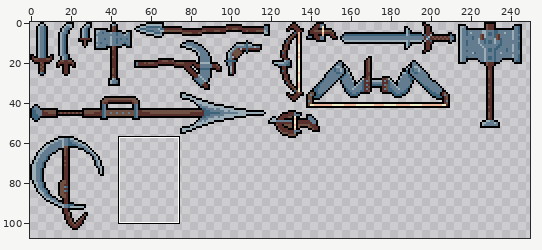
Two versions of one sprite sheet, MVC test/Assets/Art/Weapons/Weapons Dropped Atlas.png. Above, an overview of the earlier version with the close-up marked.
Close-up. Earlier state:
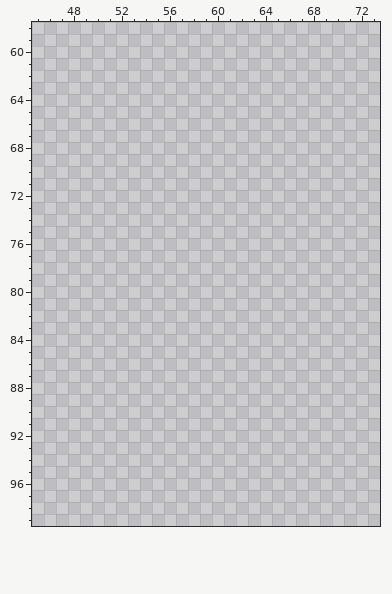
The file is 256x256 pixels. Shown: x 45..73, y 58..99. The wide view leaves out empty margins.
Now the later version:
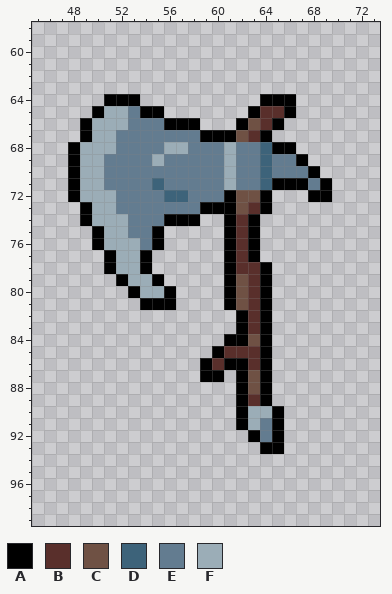
Palette (. is transparent): A #000000  B #592f2b  C #6f5144  D #3d637a  E #637c90  F #9badb7
The exact change:
Changed rows in their new state; - is an unchanged pixel.
first column x 48:
 64 ---AAA----------AAA---
 65 --AFFEAA-------ABBA---
 66 -AFFFEEEAAA---ACBA----
 67 -AFFEEEEEEEAAACBA-----
 68 AFFFEEEEFFEEEFEEDAA---
 69 AFFEEEEFEEEEEFEEDEEA--
 70 AFFEEEEEEEEEEFEEDEEEA-
 71 AFFEEEEDEEEEEFEEDAAAEA
 72 AFFFEEEEDDEEEACCA---AA
 73 -AFFEEEEEEEAAACBA-----
 74 -AFFFEEEAAA--ABA------
 75 --AFFEEA-----ABA------
 76 --AFFFEA-----ABA------
 77 ---AFFA------ABA------
 78 ---AFFA------ABBA-----
 79 ----AFFA-----ACBA-----
 80 -----AFFA----ACBA-----
 81 ------AAA----ACBA-----
 82 --------------ABA-----
 83 --------------ABA-----
 84 -------------AACA-----
 85 ------------ABBBA-----
 86 -----------ABAABA-----
 87 -----------AA-ACA-----
 88 --------------ACA-----
 89 --------------ABA-----
 90 --------------AFFA----
 91 --------------AFEA----
 92 ---------------AEA----
 93 ----------------AA----
Boxes around the changes in both close-ups, in picture pixels (x1, y1, x2, y2):
added: (68, 94, 332, 454)
